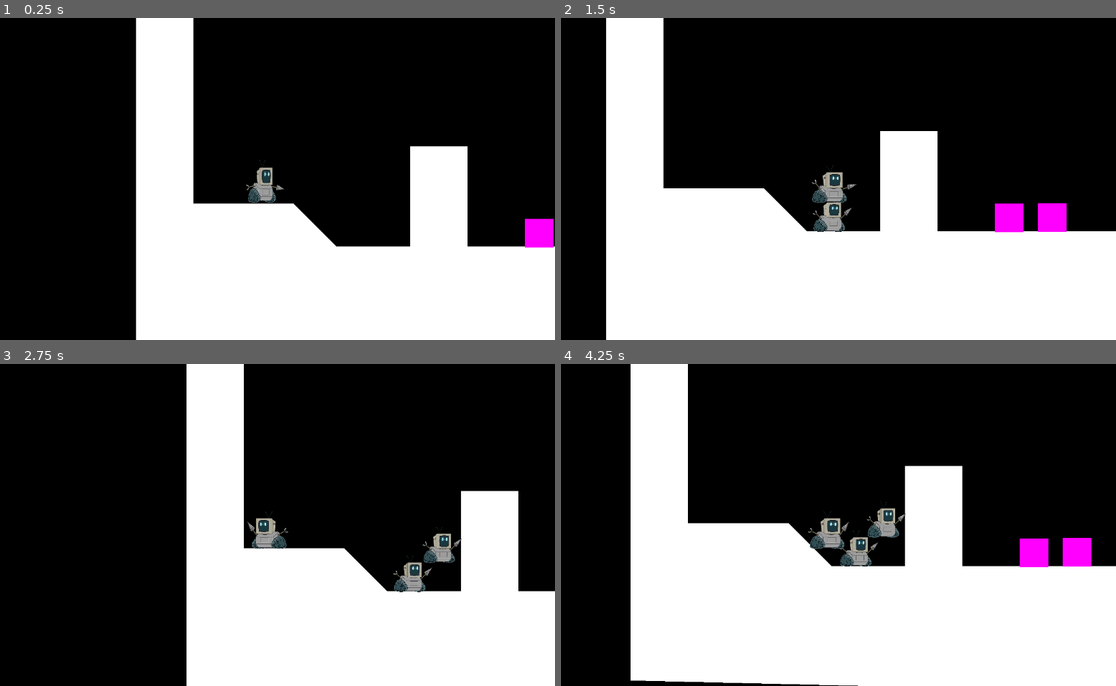
Above: before the commit, frames 1-4 (two rows, left to right).
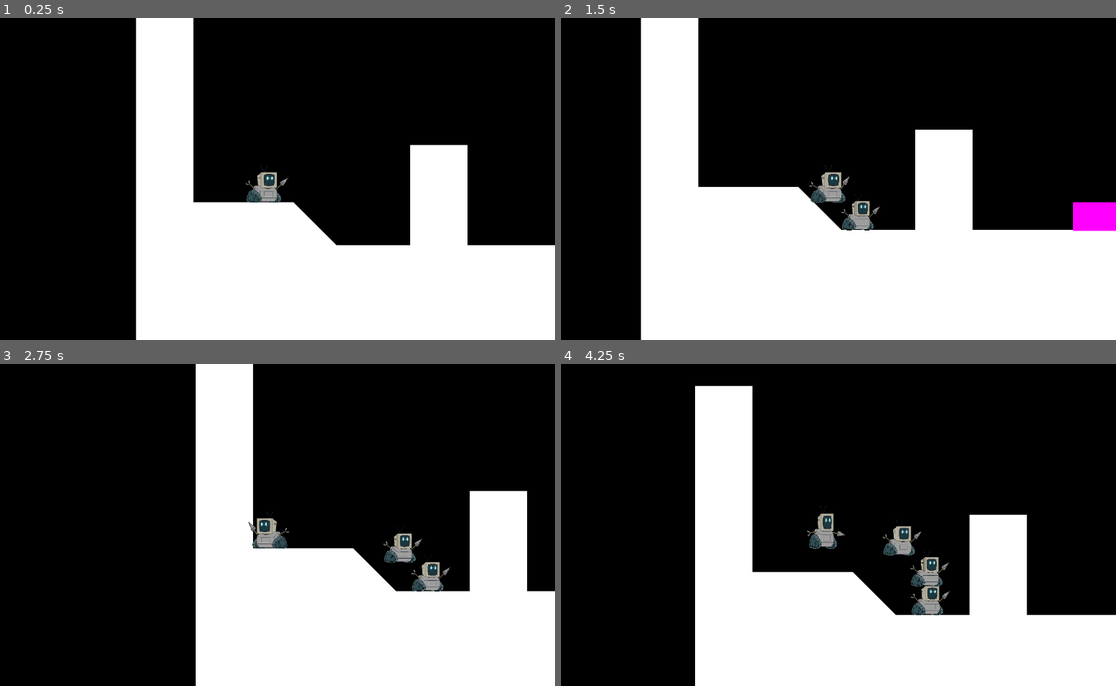
Above: after the commit, the same moments.

Repository: cvr8924/robot-game
Game: Godot game, scene res://world.tscn
Two runs of this game, one before a commit and one after it. Both use one fixed random seed, a clock stepped at 60 frames per second and the inputs below.
Inputs:
- Up to frame 1 (0.25 s): no input
- Up to frame 2 (1.5 s): tap Enter (ui_accept) at 0.5, 0.77 s; hold Right (ui_right) from 0.53 s (still down)
- Up to frame 3 (2.75 s): tap Enter (ui_accept) at 1.52 s; release Right (ui_right) at 2.03 s; hold Left (ui_left) from 2.03 s (still down)
- Up to frame 4 (4.25 s): release Left (ui_left) at 2.78 s; hold Right (ui_right) from 2.78 s (still down); tap Enter (ui_accept) at 3.02, 3.77 s

The runs differ from the first frame. In frame 1, 1.2% of the frame differs, in the area x 34-100%, y 39-72%; in frame 2, 17%; in frame 3, 5.6%; in frame 4, 30%, in the area x 12-100%, y 0-100%.

Commit message:
Json init
~cr

Diff:
--- a/Level_Generic.tscn
+++ b/Level_Generic.tscn
@@ -9,6 +9,12 @@
 [node name="StaticBody2D" type="StaticBody2D" parent="."]
 collision_mask = 0
 
+[node name="CollisionPolygon2D" type="CollisionPolygon2D" parent="StaticBody2D"]
+position = Vector2(-1, 0)
+polygon = PackedVector2Array(1, 0, 1, 168, 313, 168, 313, 0, 345, 0, 345, 208, -47, 208, -47, 0)
+
+[node name="Polygon2D" type="Polygon2D" parent="StaticBody2D/CollisionPolygon2D"]
+
 [node name="Player" parent="." instance=ExtResource("2_8dpgk")]
 top_level = true
 position = Vector2(56, 56)
--- /dev/null
+++ b/SceneZero.tscn
@@ -0,0 +1,11 @@
+[gd_scene load_steps=2 format=3 uid="uid://7j1ap6bcr745"]
+
+[ext_resource type="PackedScene" uid="uid://cmb1o47l73yc6" path="res://Level_Generic.tscn" id="1_hdif8"]
+
+[node name="World" instance=ExtResource("1_hdif8")]
+
+[node name="CollisionPolygon2D" parent="StaticBody2D" index="0"]
+polygon = PackedVector2Array(1, 184, 1, 0, 25, 0, 25, 96, 89, 96, 89, 128, 289, 128, 289, 0, 321, 0, 321, 184)
+
+[node name="Player" parent="." index="1"]
+position = Vector2(48, 80)
--- a/ScreenOne.tscn
+++ b/ScreenOne.tscn
@@ -11,11 +11,11 @@
 [node name="PushBlockGeneric14" parent="." index="1" instance=ExtResource("2_pbxmf")]
 position = Vector2(160, 144)
 
-[node name="CollisionPolygon2D" type="CollisionPolygon2D" parent="StaticBody2D" index="0"]
+[node name="CollisionPolygon2D2" type="CollisionPolygon2D" parent="StaticBody2D" index="0"]
 position = Vector2(-1, 0)
 polygon = PackedVector2Array(1, -32, 1, 224, 617, 224, 617, -8, 577, -8, 577, 88, 601, 88, 601, 128, 577, 128, 577, 176, 113, 176, 113, 104, 113, 72, 17, 72, 17, 40, 169, 40, 169, -32)
 
-[node name="Polygon2D" type="Polygon2D" parent="StaticBody2D/CollisionPolygon2D" index="0"]
+[node name="Polygon2D" type="Polygon2D" parent="StaticBody2D/CollisionPolygon2D2" index="0"]
 
 [node name="Player" parent="." index="3"]
 position = Vector2(24, 48)
--- /dev/null
+++ b/json/engl_dialogue.json
@@ -0,0 +1,3 @@
+{
+	"Intro":["Hello World","This is a dialogue test"]
+}
--- a/player.tscn
+++ b/player.tscn
@@ -185,7 +185,8 @@
 }
 
 [node name="Player" type="CharacterBody2D"]
-collision_layer = 3
+collision_layer = 19
+collision_mask = 17
 floor_constant_speed = true
 floor_snap_length = 2.0
 script = ExtResource("1_onrkg")
--- a/project.godot
+++ b/project.godot
@@ -46,6 +46,7 @@
 2d_physics/layer_2="Player"
 2d_physics/layer_3="Box Collisions"
 2d_physics/layer_4="Hit/Hurt"
+2d_physics/layer_5="Dialogue"
 
 [rendering]
 
--- a/world.tscn
+++ b/world.tscn
@@ -21,7 +21,7 @@
 
 [node name="Player" parent="." instance=ExtResource("2_fj7yv")]
 top_level = true
-position = Vector2(56, 56)
+position = Vector2(56, 72)
 
 [node name="Area2D" type="Area2D" parent="."]
 
@@ -34,12 +34,12 @@
 mass = 2.5
 
 [node name="PushBlockGeneric2" parent="." instance=ExtResource("3_tlwt5")]
-position = Vector2(208, 96)
+position = Vector2(248, 112)
 
 [node name="PushBlockGeneric3" parent="." instance=ExtResource("3_tlwt5")]
 position = Vector2(232, 112)
 
 [node name="PushBlockGeneric4" parent="." instance=ExtResource("3_tlwt5")]
-position = Vector2(288, 104)
+position = Vector2(280, 104)
 
 [connection signal="body_entered" from="Area2D" to="Player" method="_on_area_2d_body_entered"]
